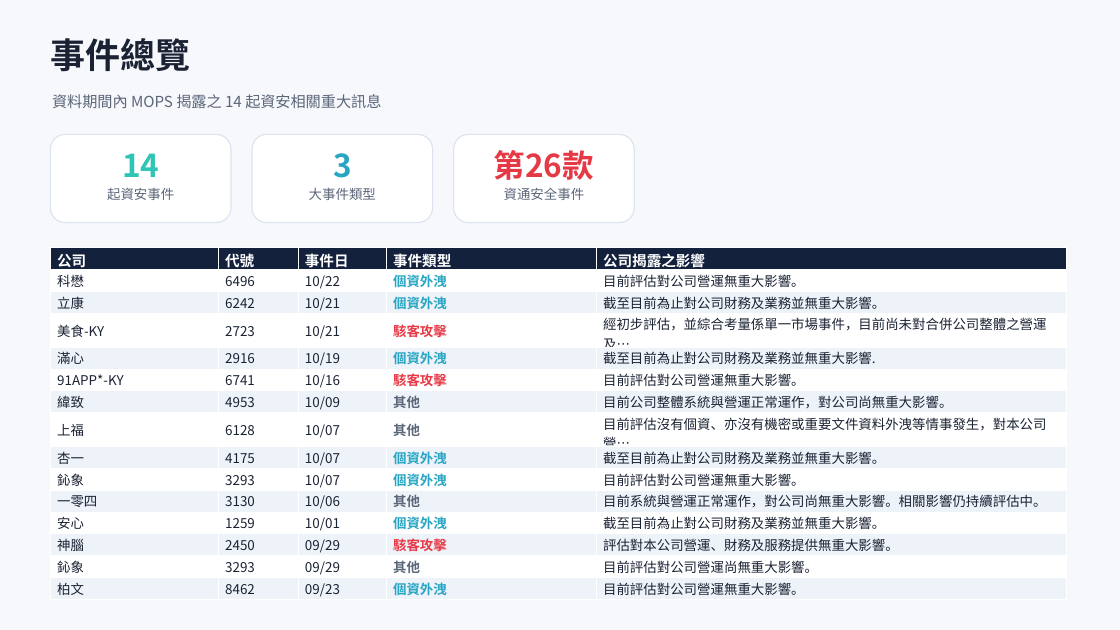
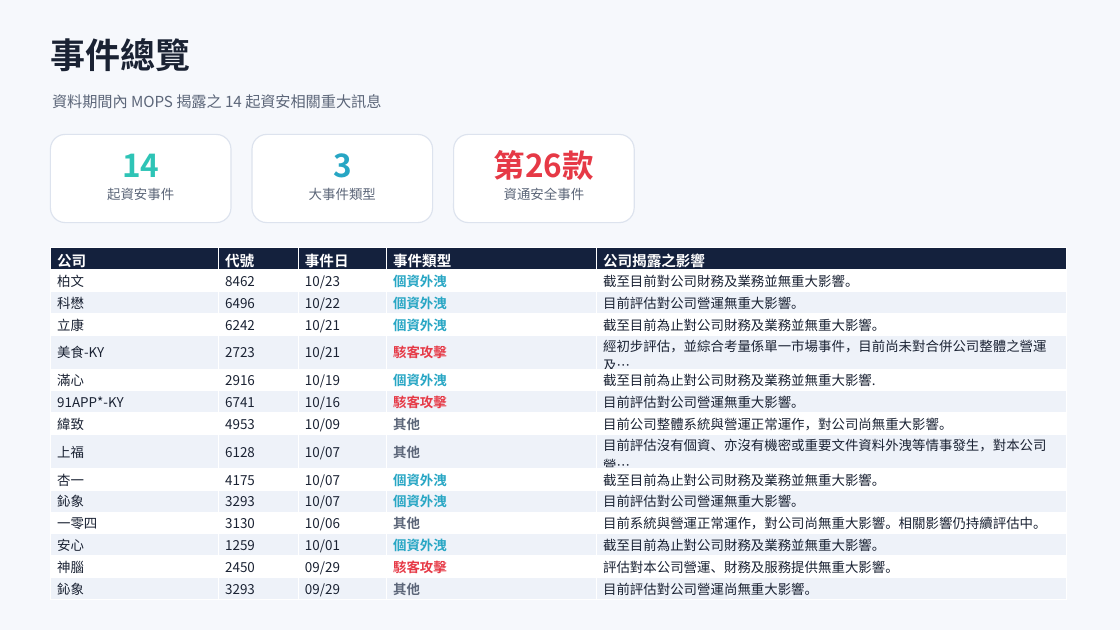
Before and after one commit to Johnnylin77/mops-isec-monitor, a slide deck: slide 2 of 資安事件因應分析.pptx. Drawn at 1120x630 pixels with LibreOffice and Linux fonts; fonts in the diff are those of the drawing. Boxes give left, top, right and bottom in pixels: in the first picture for what was removed or moved away, otherwise in the second. Text is boxed around its words. In the diff, an @@ line names an element or a change of style, - is before the commit and + after.

```diff
--- a/資安事件因應分析.pptx
+++ b/資安事件因應分析.pptx
@@ table at [50, 248, 1067, 601] @@
+row 2: 柏文 | 8462 | 10/23 | 個資外洩 | 截至目前對公司財務及業務並無重大影響。
-row 15: 柏文 | 8462 | 09/23 | 個資外洩 | 目前評估對公司營運無重大影響。
```
Also in this commit, not shown: 7 other slides changed, 2 other files.
